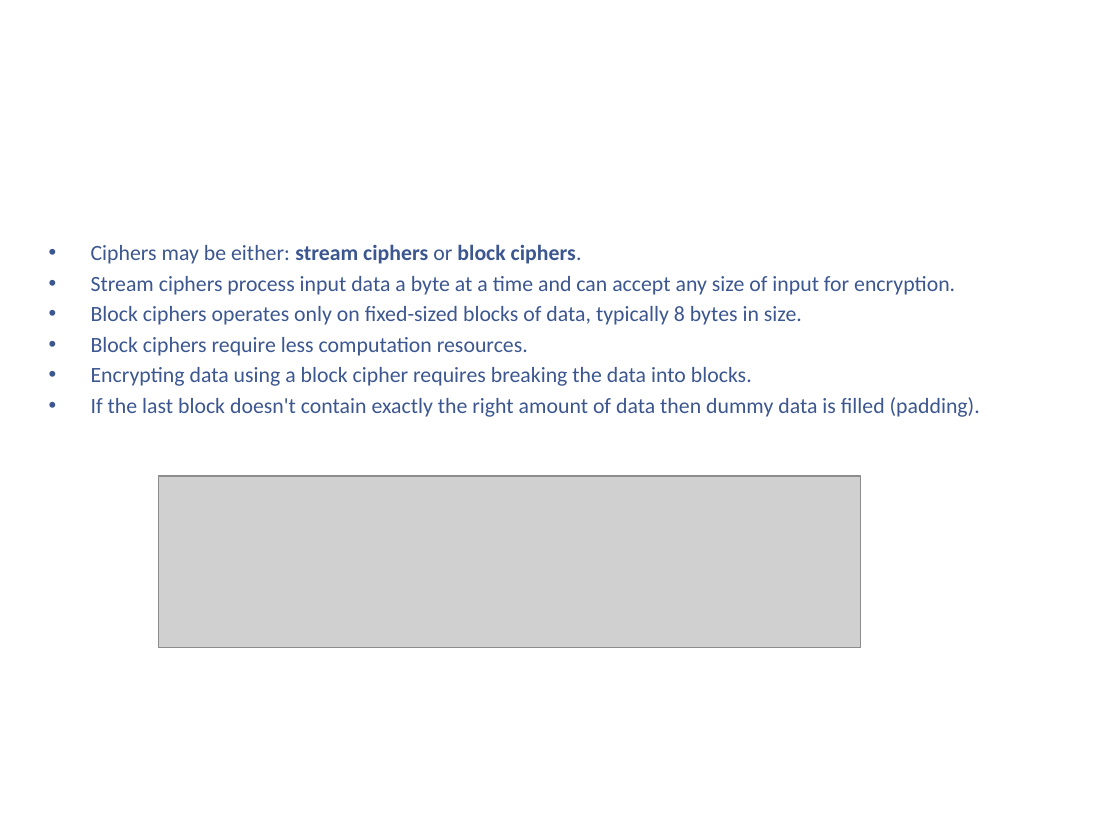
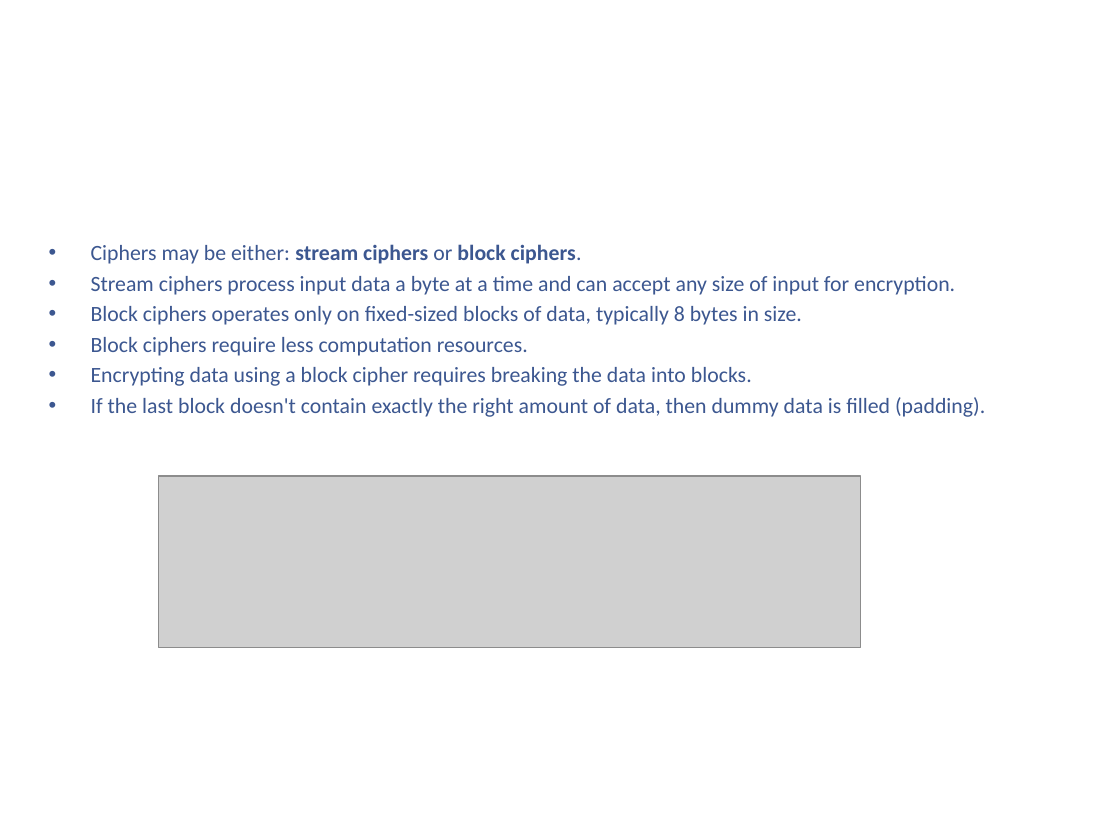
Before and after one commit to kenshincommon/ppts, a slide deck: slide 11 of Presentations/TLS/TLS.pptx (slide 10 before the commit). Drawn at 1120x840 pixels with LibreOffice and Linux fonts; fonts in the diff are those of the drawing; grey boxes stand for pictures; background and template pictures are left out. Boxes give left, top, right and bottom in pixels: in the first picture for what was removed or moved away, otherwise in the second. Text is boxed around its words. In the diff, an @@ line names an element or a change of style, - is before the commit and + after.

```diff
--- a/Presentations/TLS/TLS.pptx
+++ b/Presentations/TLS/TLS.pptx
@@ text at (x1=91, y1=397, x2=985, y2=417): text changed @@
-• If the last block doesn't contain exactly the right amount of data then dummy data is filled (padding).
+• If the last block doesn't contain exactly the right amount of data, then dummy data is filled (padding).
```
Also in this commit, not shown: 8 other slides changed, 9 slides added, 3 other files.
